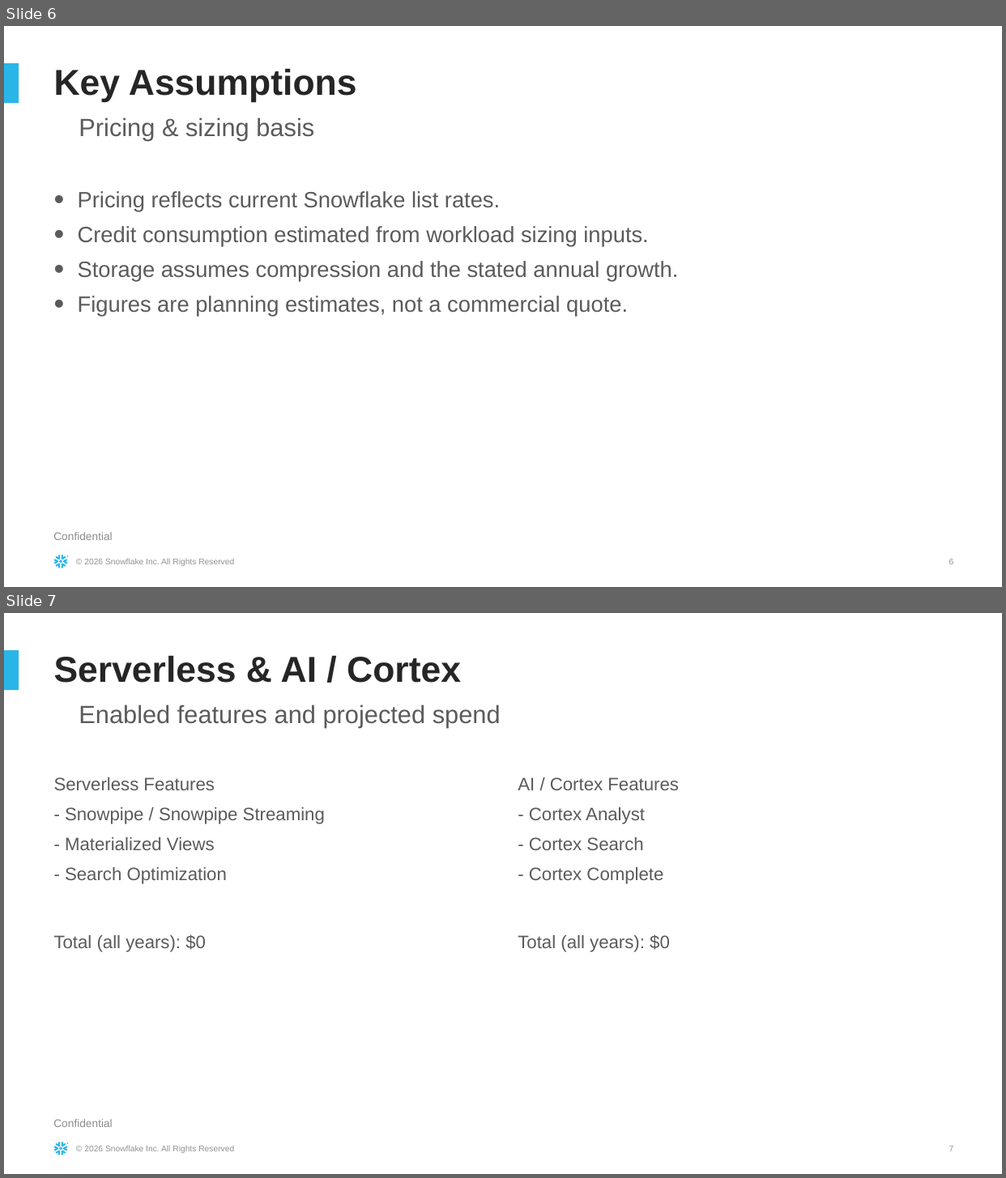
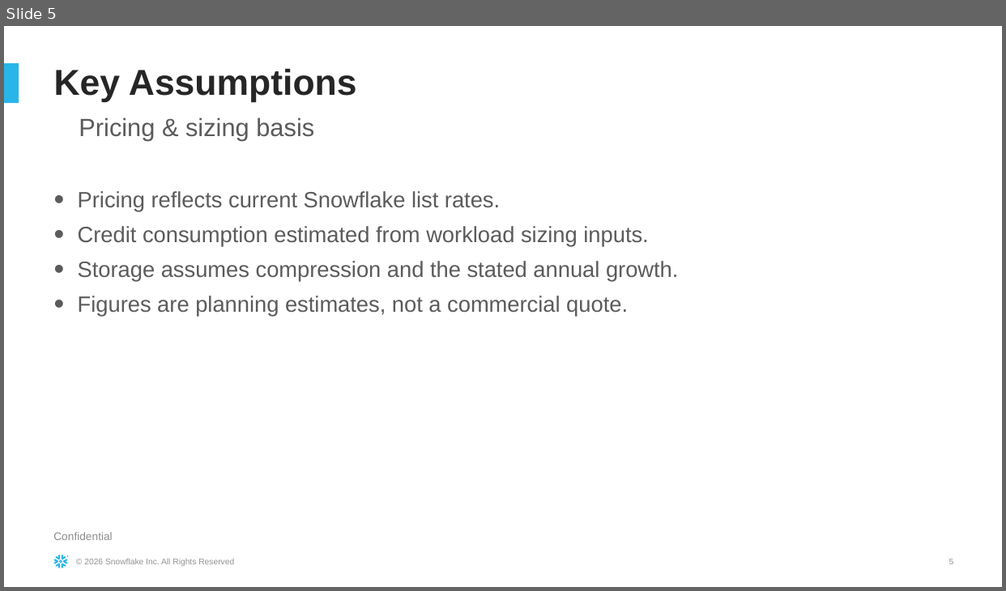
Before and after one commit to sfc-gh-ldeleyritz/snowflake-sizing, a slide deck: assets/templates/sizing-base-template.pptx. Shown one above the other, each under a label of ours: slides 6 and 7 before the commit, slide 5 after it. The pictures are 1006x1178 and 1006x591 pixels, drawn with LibreOffice and Linux fonts; fonts in the diff are those of the drawing. Boxes give left, top, right and bottom in pixels: in the first picture for what was removed or moved away, otherwise in the second. Text is boxed around its words. In the diff, an @@ line names an element or a change of style, - is before the commit and + after.

Commit message:
2.8.0
.... Generated with [Cortex Code](https://docs.snowflake.com/en/user-guide/cortex-code/cortex-code)

```diff
--- a/assets/templates/sizing-base-template.pptx
+++ b/assets/templates/sizing-base-template.pptx
@@ slide 7 removed at [4,613,1002,1174], background #FFFFFF; not listed: 3 template elements that a slide beside it also shows @@
@@ title removed at [54,655,461,683] @@
-Serverless & AI / Cortex
@@ subtitle removed at [79,705,501,728] @@
-Enabled features and projected spend
@@ text removed at [54,777,325,952] @@
-Serverless Features
-- Snowpipe / Snowpipe Streaming
-- Materialized Views
-- Search Optimization
-Total (all years): $0
@@ text removed at [518,777,679,952] @@
-AI / Cortex Features
-- Cortex Analyst
-- Cortex Search
-- Cortex Complete
-Total (all years): $0
@@ text removed at [53,1119,112,1127] @@
-Confidential
@@ page number removed at [949,1146,954,1152] @@
-7
@@ what was slide 6 is now slide 5 @@
```
Also in this commit, not shown: 1 slide changed, 1 other slide removed, 4 other files.
